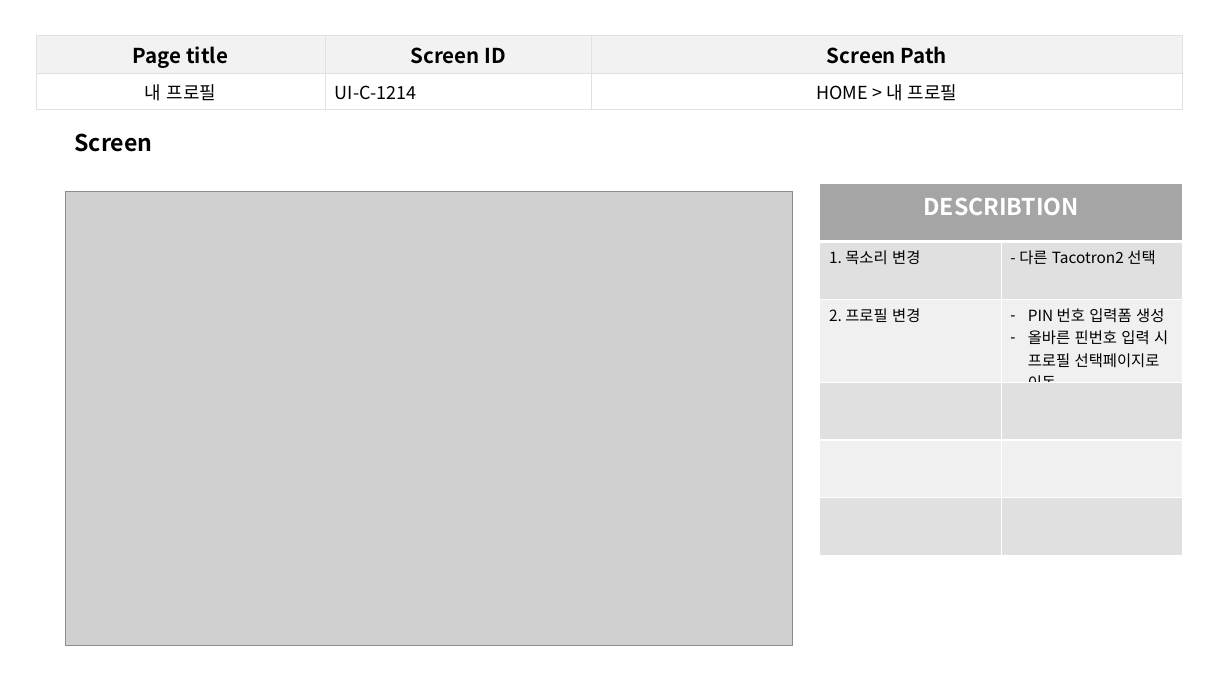
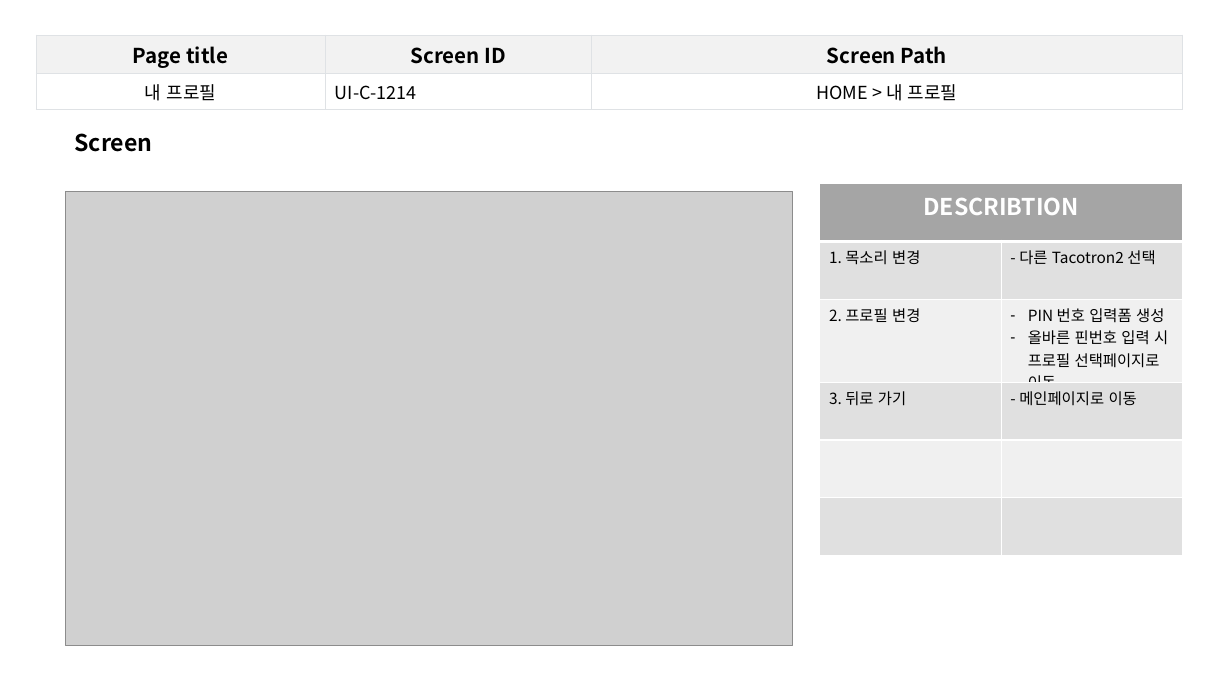
Before and after one commit to jes5918/dinory, a slide deck: slide 23 of 산출물/화면 정의서.pptx (slide 12 before the commit). Drawn at 1232x693 pixels with LibreOffice and Linux fonts; fonts in the diff are those of the drawing; grey boxes stand for pictures. Boxes give left, top, right and bottom in pixels: in the first picture for what was removed or moved away, otherwise in the second. Text is boxed around its words. In the diff, an @@ line names an element or a change of style, - is before the commit and + after.

```diff
--- a/산출물/화면 정의서.pptx
+++ b/산출물/화면 정의서.pptx
@@ table at box(820, 184, 1182, 574) @@
+row 4: 3. 뒤로 가기 | - 메인페이지로 이동
-row 6:  | 
```
Also in this commit, not shown: 4 other slides changed, 11 slides added, 5 other files.
